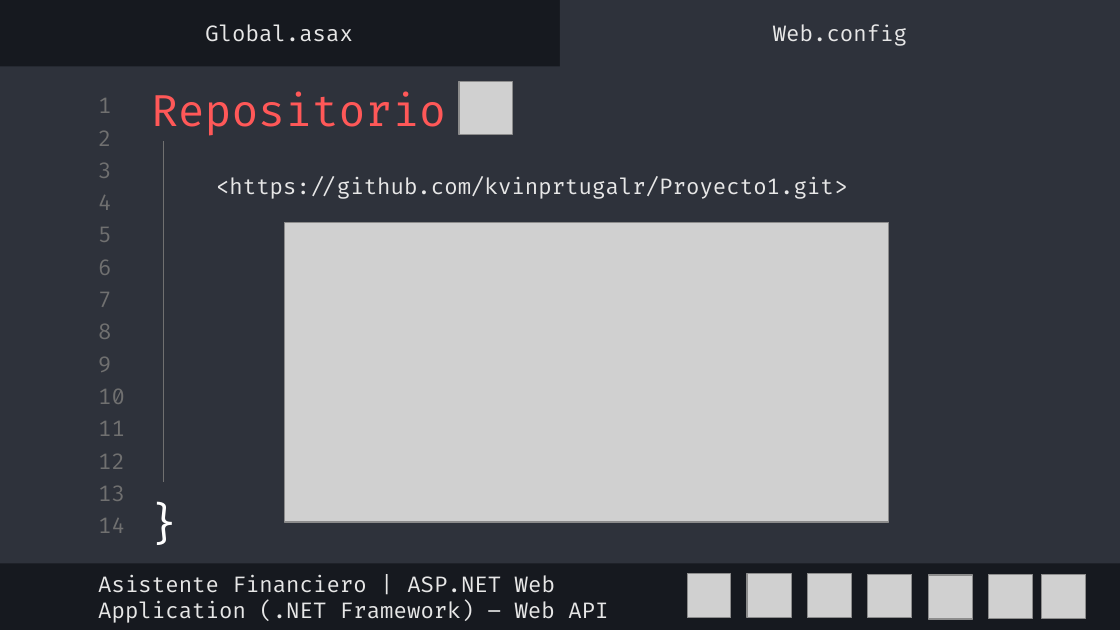
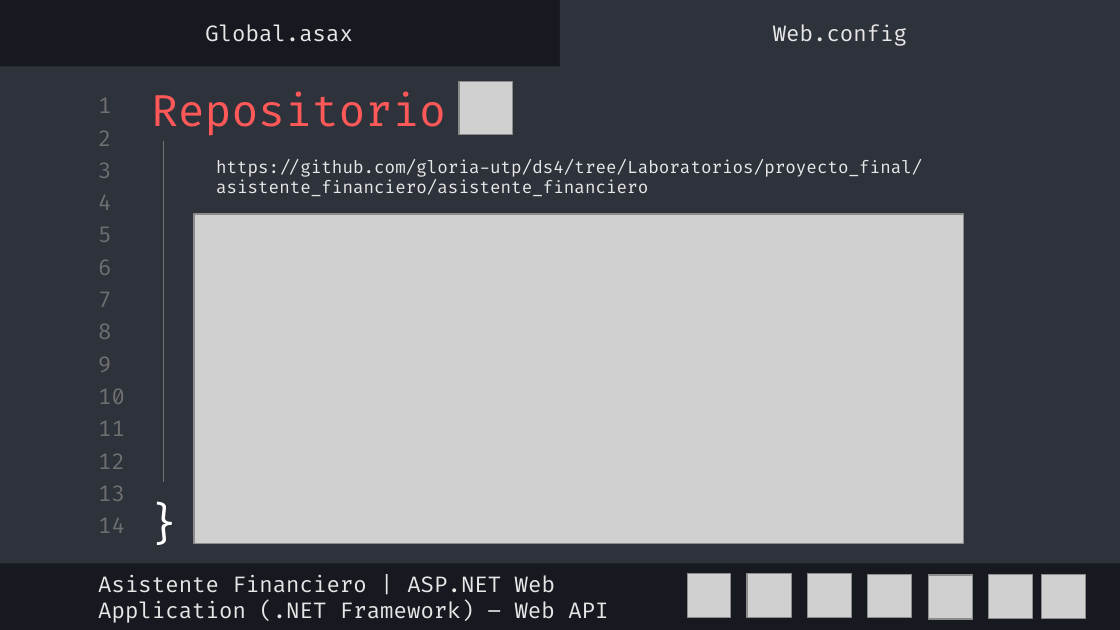
Before and after one commit to gloria-utp/ds4, a slide deck: slide 9 of proyecto_final/asistente_financiero/asistente_financiero/Presentacion/DS4-Gloria-Moreno-ProyectoFinal-WebAPI-Presentacion.pptx. Drawn at 1120x630 pixels with LibreOffice and Linux fonts; fonts in the diff are those of the drawing; grey boxes stand for pictures. Boxes give left, top, right and bottom in pixels: in the first picture for what was removed or moved away, otherwise in the second. Text is boxed around its words. In the diff, an @@ line names an element or a change of style, - is before the commit and + after.

Commit message:
Repositorio final y presentacion con diapositivas. --v7

```diff
--- a/proyecto_final/asistente_financiero/asistente_financiero/Presentacion/DS4-Gloria-Moreno-ProyectoFinal-WebAPI-Presentacion.pptx
+++ b/proyecto_final/asistente_financiero/asistente_financiero/Presentacion/DS4-Gloria-Moreno-ProyectoFinal-WebAPI-Presentacion.pptx
@@ subtitle at (216, 159, 922, 196): text changed; size 14 to 11 pt @@
-<https://github.com/kvinprtugalr/Proyecto1.git>
+https://github.com/gloria-utp/ds4/tree/Laboratorios/proyecto_final/asistente_financiero/asistente_financiero
@@ picture: place and size @@
-picture at (284, 223, 888, 522)
+picture at (194, 214, 963, 543)
```
